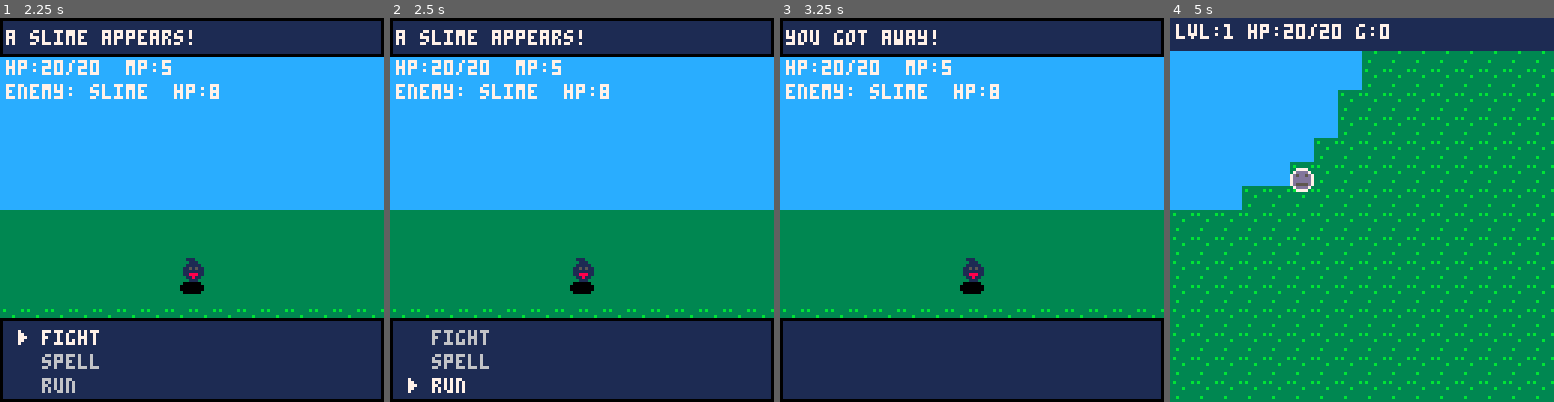
Above: before the commit, frames 1-4 (left to right).
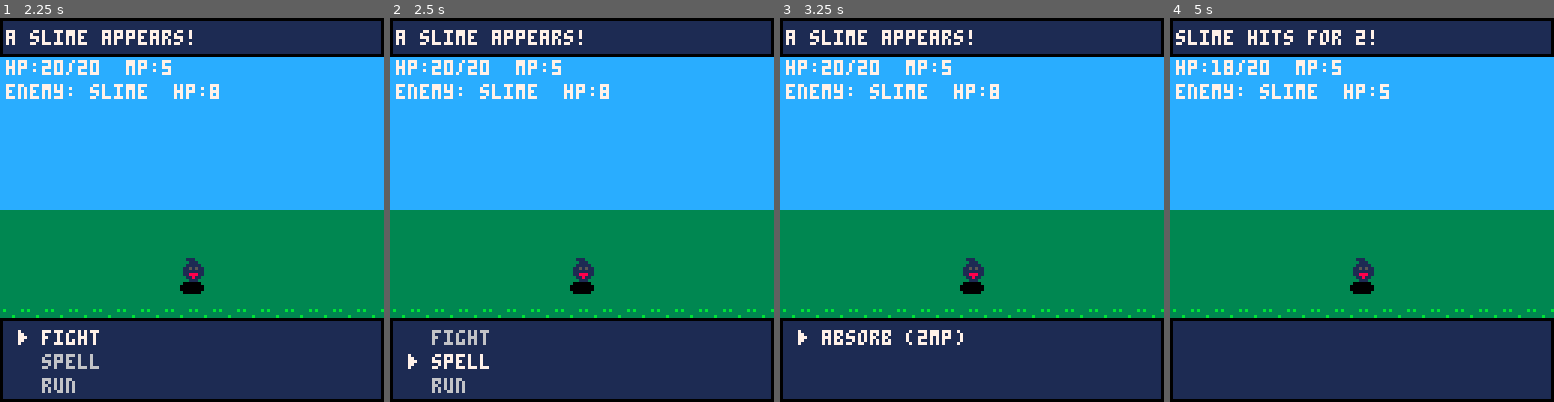
Above: after the commit, the same moments.

Repository: matthurtado/PicoRPG
Game: PICO-8 cartridge assets/base.p8
The game is run twice, just before and just after one commit, with the same random seed, the same clock (stepped at 60 frames per second) and the same inputs.
Inputs:
- Up to frame 1 (2.25 s): tap O (Z key) at 0.33, 0.7, 1.43, 2.22 s; tap X (X key) at 1.07, 2.07 s; hold Left from 1.97 s (still down)
- Up to frame 2 (2.5 s): release Left at 2.37 s; tap X (X key) at 2.4 s; hold Down from 2.42 s (still down)
- Up to frame 3 (3.25 s): tap X (X key) at 2.73, 3.07 s; release Down at 2.82 s; hold Right from 2.87 s (still down); tap O (Z key) at 3.1 s
- Up to frame 4 (5 s): tap X (X key) every 0.33 s from 3.4 to 4.73 s; release Right at 3.53 s; hold Up 3.58-4.08 s; tap O (Z key) at 3.98, 4.87 s; hold Right 4.13-4.53 s; hold Down from 4.58 s (still down)

Frame 1 is identical in both runs. In frame 2, 0.6% of the frame differs, in the area x 4-26%, y 87-98%; in frame 3, 1.3%; in frame 4, 53%, in the area x 0-100%, y 0-100%.

Commit message:
Fixed menu input handling, random encounters, and added enemy weaknesses and resistances to spells

Diff:
--- a/src/systems/battle.lua
+++ b/src/systems/battle.lua
@@ -24,6 +24,13 @@
   STATE.gamestate = "battle"
 end
 
+local function spell_mult_vs_enemy(enemy, spell_name)
+  local m = 1.0
+  if SYS.util.list_has(enemy.weaknesses,  spell_name) then m = m * 2.0 end
+  if SYS.util.list_has(enemy.resistances, spell_name) then m = m * 0.5 end
+  return m
+end
+
 function SYS.battle.update()
   local b = STATE.battle
   if not b then return end
@@ -45,9 +52,12 @@
 
   -- ===== main menu =====
   if b.state=="menu" then
-    if SYS.input.up()   then b.cursor=max(1,b.cursor-1) end
-    if SYS.input.down() then b.cursor=min(3,b.cursor+1) end
-    if SYS.input.confirm() then
+    local moved=false
+    -- read arrows directly to avoid helper mismatches
+    if btnp(2) then b.cursor=(b.cursor-2)%3+1 moved=true end -- up
+    if btnp(3) then b.cursor=(b.cursor  )%3+1 moved=true end -- down
+
+    if (not moved) and SYS.input.confirm() then
       if b.cursor==1 then
         -- fight (basic attack)
         local dmg=max(1, hero.atk - b.enemy.def + flr(rnd(3))-1)
@@ -81,10 +91,18 @@
       say(b,"you know no spells.","menu")
       return
     end
-    if SYS.input.up()   then b.spell_i=(b.spell_i-2)%n+1 end
-    if SYS.input.down() then b.spell_i=(b.spell_i)%n+1 end
-    if SYS.input.cancel() then b.state="menu" return end
-    if SYS.input.confirm() then
+
+    local moved=false
+    b.spell_i = b.spell_i or 1
+    if btnp(2) then b.spell_i=(b.spell_i-2)%n+1 moved=true end -- up
+    if btnp(3) then b.spell_i=(b.spell_i  )%n+1 moved=true end -- down
+
+    if SYS.input.cancel() then
+      b.state="menu"
+      return
+    end
+
+    if (not moved) and SYS.input.confirm() then
       local s=hero.spells[b.spell_i]
       local cost=s.mp or 0
       if hero.mp < cost then
@@ -102,15 +120,27 @@
           say(b, "nothing to absorb...", "e_act")
         end
       else
-        -- generic attack spell
+        -- generic attack spell with weaknesses/resistances
         hero.mp -= cost
-        local dmg=max(1, (s.pow or 0) + flr(rnd(3)) - b.enemy.def)
+        local base = max(1, (s.pow or 0) + flr(rnd(3)) - b.enemy.def)
+        local mult = spell_mult_vs_enemy(b.enemy, s.name) -- assumes your helper exists
+        local dmg  = max(1, flr(base * mult))
+
         b.enemy.hp -= dmg
+
+        local lines = { "you cast "..s.name.."!", "it dealt "..dmg.."!" }
+        if mult > 1.0 then
+          add(lines, "it's super effective!")
+        elseif mult < 1.0 then
+          add(lines, "resisted...")
+        end
+
         if b.enemy.hp<=0 then
           b.enemy.hp=0
-          say(b, { "you cast "..s.name.."!", "it dealt "..dmg.."!", "the "..b.enemy.name.." is defeated!" }, "victory")
-        else
-          say(b, { "you cast "..s.name.."!", "it dealt "..dmg.."!" }, "e_act")
+          add(lines, "the "..b.enemy.name.." is defeated!")
+          say(b, lines, "victory")
+        else
+          say(b, lines, "e_act")
         end
       end
     end
--- a/src/systems/entities.lua
+++ b/src/systems/entities.lua
@@ -9,8 +9,8 @@
 
   STATE.enemies = {
     {name="slime",  spr=16, w=1,h=1, hp=8, atk=3, def=1, xp=2, g=3,
-     spell={name="slimeball", pow=5, mp=3}, ai={cast_chance=0.20}},
+     spell={name="slimeball", pow=5, mp=3}, ai={cast_chance=0.20}, weaknesses={"lightning"}, resistances={"slimeball"}},
     {name="dracky", spr=17, w=2,h=2, hp=12,atk=4, def=2, xp=4, g=6,
-     spell={name="lightning", pow=7, mp=4}, ai={cast_chance=0.15}},
+     spell={name="lightning", pow=7, mp=4}, ai={cast_chance=0.15}, weaknesses={"slimeball"}, resistances={"lightning"}},
   }
 end
--- a/src/systems/input.lua
+++ b/src/systems/input.lua
@@ -1,17 +1,37 @@
--- input helpers (wrap btn / btnp)
-SYS.input = {}
+-- systems/input.lua
+-- input helpers (wrap btn / btnp) with sane repeat for menus
+SYS.input = SYS.input or {}
 
+-- raw directions (held)
 function SYS.input.left()  return btn(0) end
 function SYS.input.right() return btn(1) end
 function SYS.input.up()    return btn(2) end
 function SYS.input.down()  return btn(3) end
 
+-- confirm/cancel (edge-triggered)
 function SYS.input.confirm() return btnp(4) end -- ❎
 function SYS.input.cancel()  return btnp(5) end -- 🅾️
 
--- dpad navigation with wraparound
+-- directional "pressed" with delayed repeat:
+-- p = initial delay (frames), r = repeat rate (frames)
+function SYS.input.nav_up(p, r)    return btnp(2, p or 12, r or 8) end
+function SYS.input.nav_down(p, r)  return btnp(3, p or 12, r or 8) end
+function SYS.input.nav_left(p, r)  return btnp(0, p or 12, r or 8) end
+function SYS.input.nav_right(p, r) return btnp(1, p or 12, r or 8) end
+
+-- menu helpers --------------------------------------------------------------
+
+-- simple wraparound navigation (legacy)
 function SYS.input.menu_nav(cursor, max)
-  if btnp(2) then cursor = (cursor-2)%max+1 end -- up
-  if btnp(3) then cursor = (cursor)%max+1 end   -- down
+  if SYS.input.nav_up()   then cursor = (cursor-2)%max+1 end
+  if SYS.input.nav_down() then cursor = (cursor  )%max+1 end
   return cursor
 end
+
+-- returns (new_cursor, moved) so callers can ignore confirm on move frames
+function SYS.input.menu_step(cursor, max, p, r)
+  local moved=false
+  if btnp(2, p or 12, r or 8) then cursor=(cursor-2)%max+1; moved=true end -- up
+  if btnp(3, p or 12, r or 8) then cursor=(cursor  )%max+1; moved=true end -- down
+  return cursor, moved
+end
--- a/src/systems/util.lua
+++ b/src/systems/util.lua
@@ -27,3 +27,10 @@
 function SYS.util.chance(p)
   return rnd(1) < p
 end
+
+-- check if list contains an element
+function SYS.util.list_has(t, name)
+  if not t then return false end
+  for v in all(t) do if v==name then return true end end
+  return false
+end
